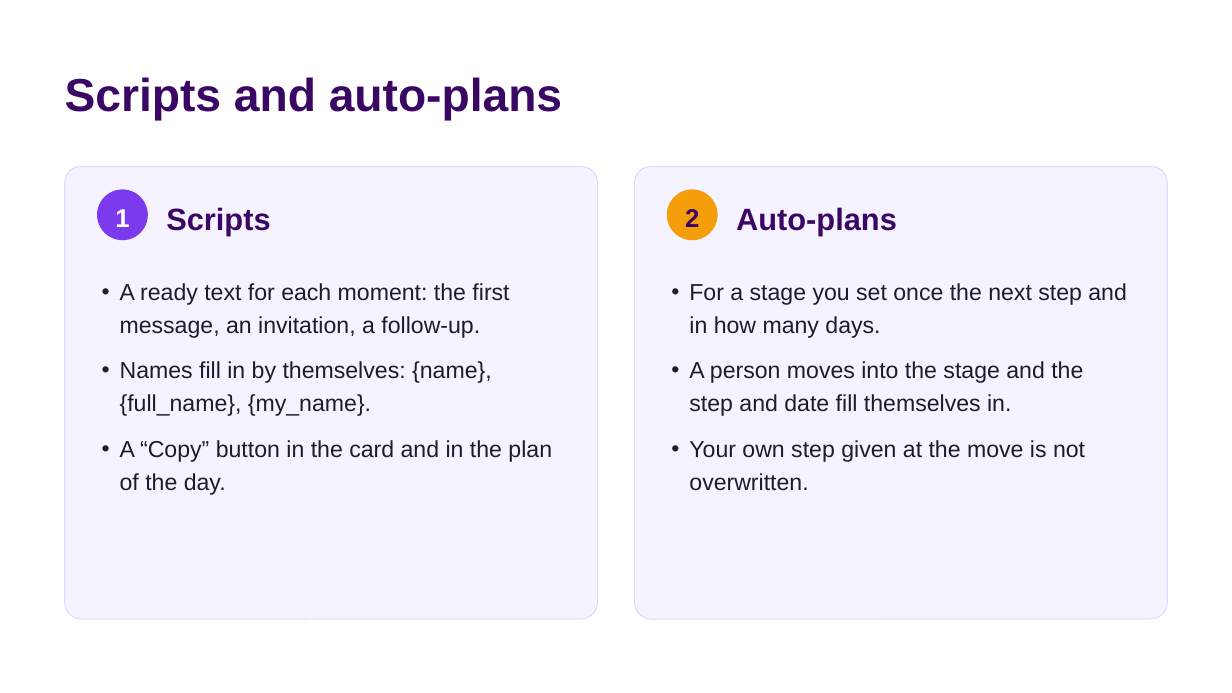
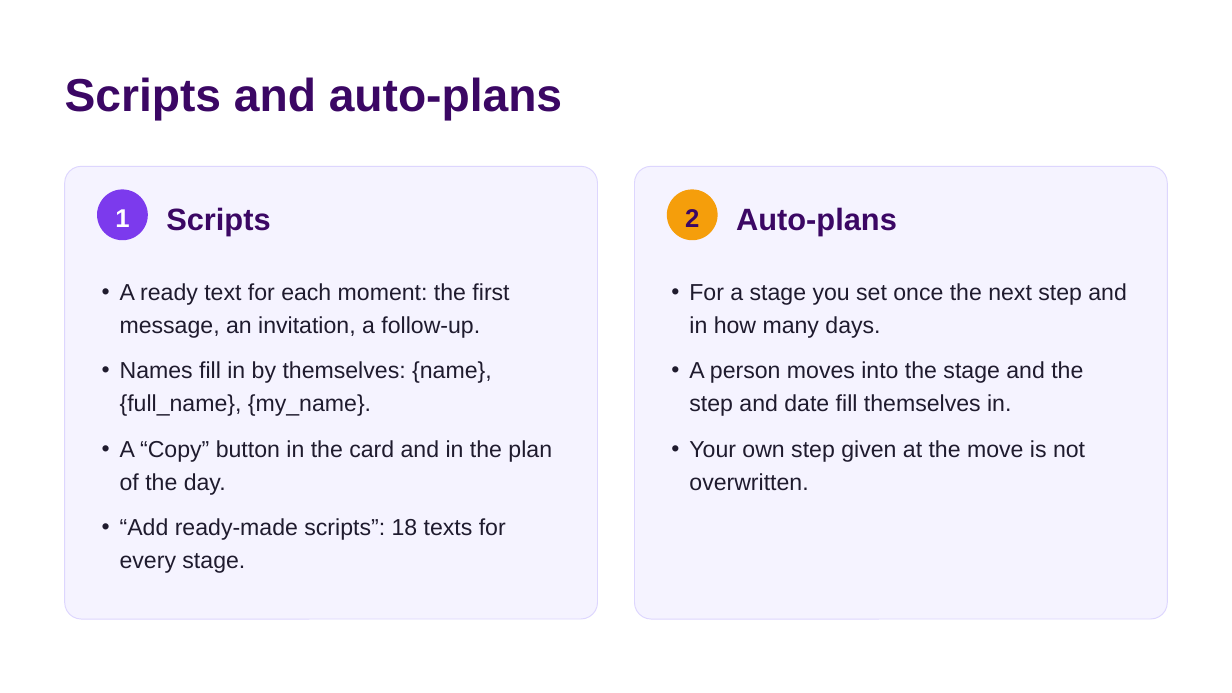
Before and after one commit to andreiyasinski89/Eagle-Control, a slide deck: slide 8 of public/guide/MeetOwl-presentation-en.pptx (slide 7 before the commit). Drawn at 1232x693 pixels with LibreOffice and Linux fonts; fonts in the diff are those of the drawing. Boxes give left, top, right and bottom in pixels: in the first picture for what was removed or moved away, otherwise in the second. Text is boxed around its words. In the diff, an @@ line names an element or a change of style, - is before the commit and + after.

```diff
--- a/public/guide/MeetOwl-presentation-en.pptx
+++ b/public/guide/MeetOwl-presentation-en.pptx
@@ text at (120, 518, 506, 573): paragraph added @@
+• “Add ready-made scripts”: 18 texts for every stage.
```
Also in this commit, not shown: 5 other slides changed, 4 slides added, 14 other files.
